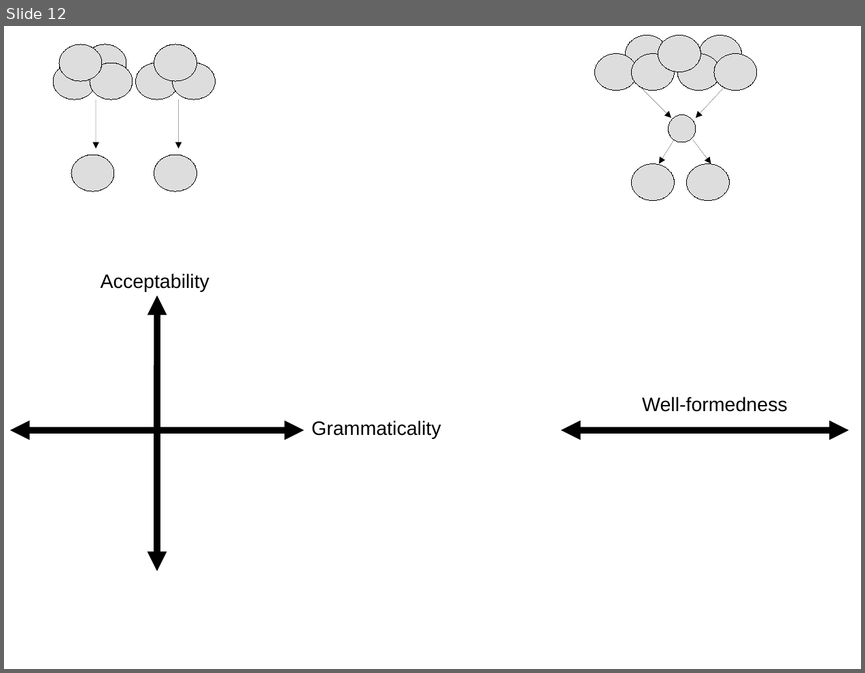
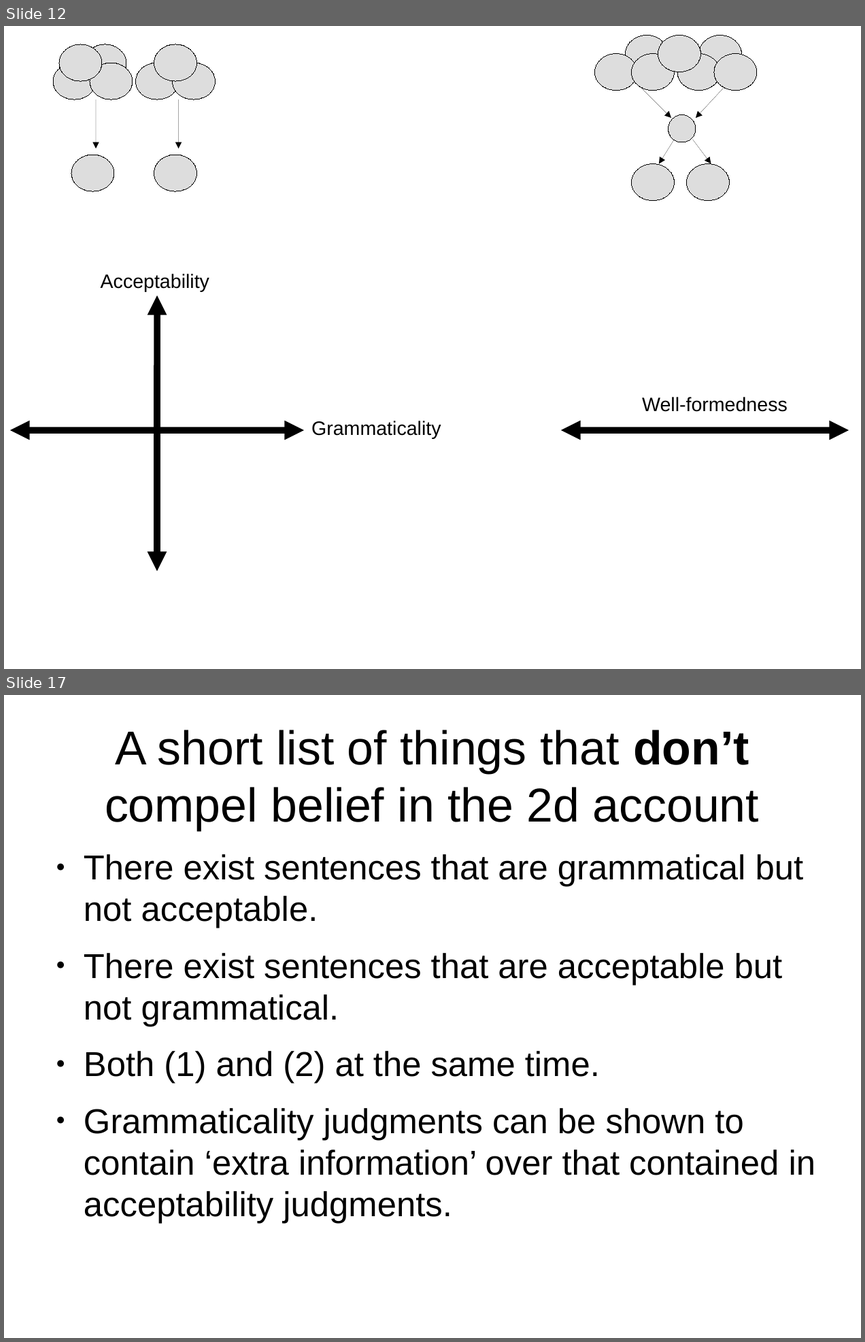
Before and after one commit to stevenlangsford/sentenceSTA, a slide deck: data/presenting/labmeeting_Feb2019.odp. Shown one above the other, each under a label of ours: slide 12 before the commit, slides 12 and 17 after it; the slides between them are not shown. The pictures are 865x673 and 865x1342 pixels, drawn with LibreOffice and Linux fonts; fonts in the diff are those of the drawing. Boxes give left, top, right and bottom in pixels: in the first picture for what was removed or moved away, otherwise in the second. Text is boxed around its words. In the diff, an @@ line names an element or a change of style, - is before the commit and + after.

```diff
--- a/data/presenting/labmeeting_Feb2019.odp
+++ b/data/presenting/labmeeting_Feb2019.odp
@@ slide 17 added at box(4, 695, 861, 1338), background #FFFFFF @@
@@ title added at box(105, 730, 759, 830), 44 pt, text #000000 @@
+A short list of things that don’t compel belief in the 2d account
@@ text added at box(84, 854, 816, 1223), 32 pt, text #000000 @@
+● There exist sentences that are grammatical but not acceptable.
+● There exist sentences that are acceptable but not grammatical.
+● Both (1) and (2) at the same time.
+● Grammaticality judgments can be shown to contain ‘extra information’ over that contained in acceptability judgments.
```
Also in this commit, not shown: 26 other slides added, 7 other files.
